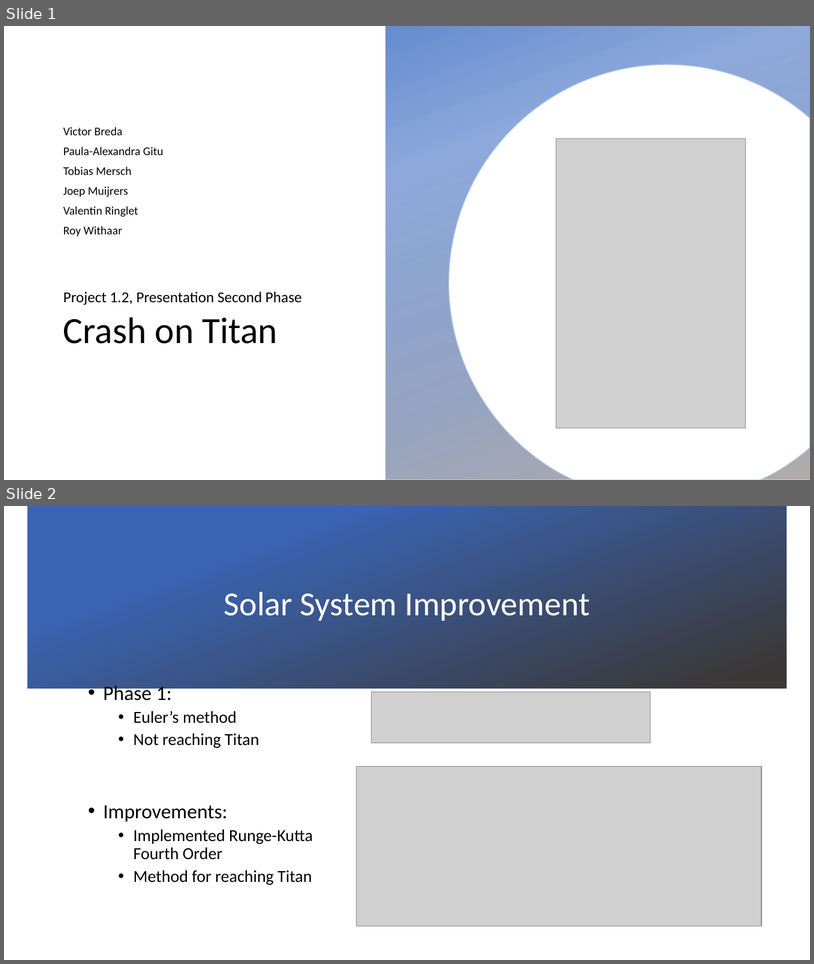
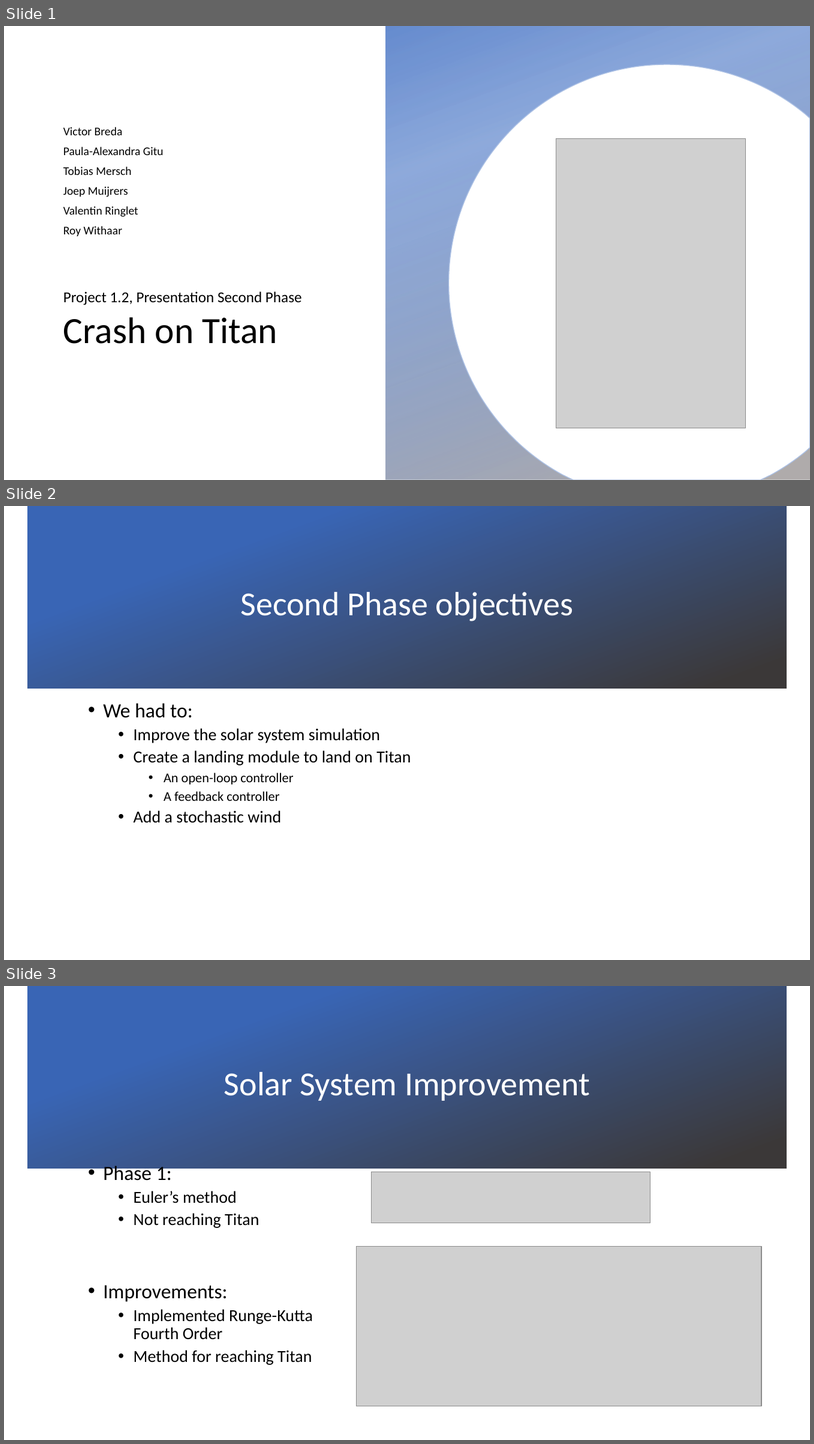
Before and after one commit to tmersch/TSO, a slide deck: documentation/Phase 2 experiments/Presentation second phase.pptx. Shown one above the other, each under a label of ours: slides 1 and 2 before the commit, slides 1, 2 and 3 after it. The pictures are 814x964 and 814x1444 pixels, drawn with LibreOffice and Linux fonts; fonts in the diff are those of the drawing; grey boxes stand for pictures; background and template pictures are left out. Boxes give left, top, right and bottom in pixels: in the first picture for what was removed or moved away, otherwise in the second. Text is boxed around its words. In the diff, an @@ line names an element or a change of style, - is before the commit and + after.

Commit message:
modified the presentation of the second phase

```diff
--- a/documentation/Phase 2 experiments/Presentation second phase.pptx
+++ b/documentation/Phase 2 experiments/Presentation second phase.pptx
@@ slide 2 added at (4, 506, 810, 960), background picture (left out) @@
@@ rectangle added at (27, 506, 788, 688), fill gradient #3965B5 to #3B3838 @@
@@ title added at (241, 592, 573, 621), 40 pt, text #FFFFFF @@
+Second Phase objectives
@@ text added at (103, 703, 411, 823), 20 pt, text #000000 @@
+• We had to:
+  • Improve the solar system simulation
+  • Create a landing module to land on Titan
+    • An open-loop controller
+    • A feedback controller
+  • Add a stochastic wind
@@ what was slide 2 is now slide 3 @@
```
